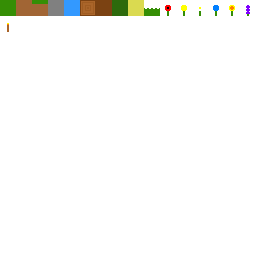
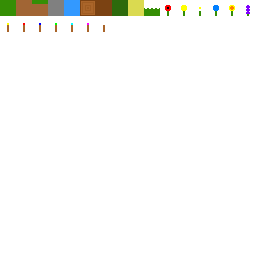
The second 256px x 256px image is a revision of the first. Changes to its layers:
painted on "Background" over [7, 23, 105, 32]
